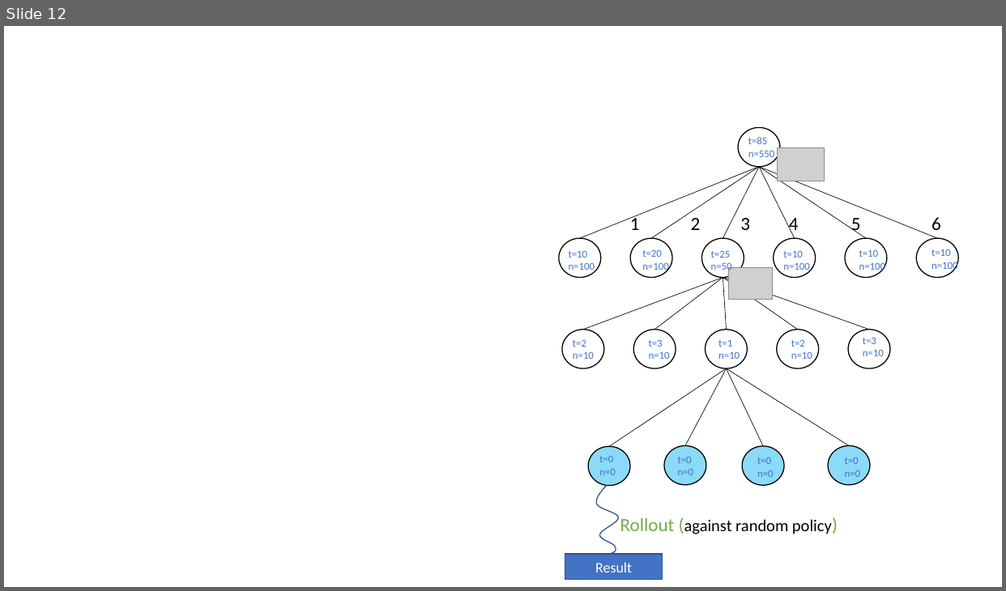
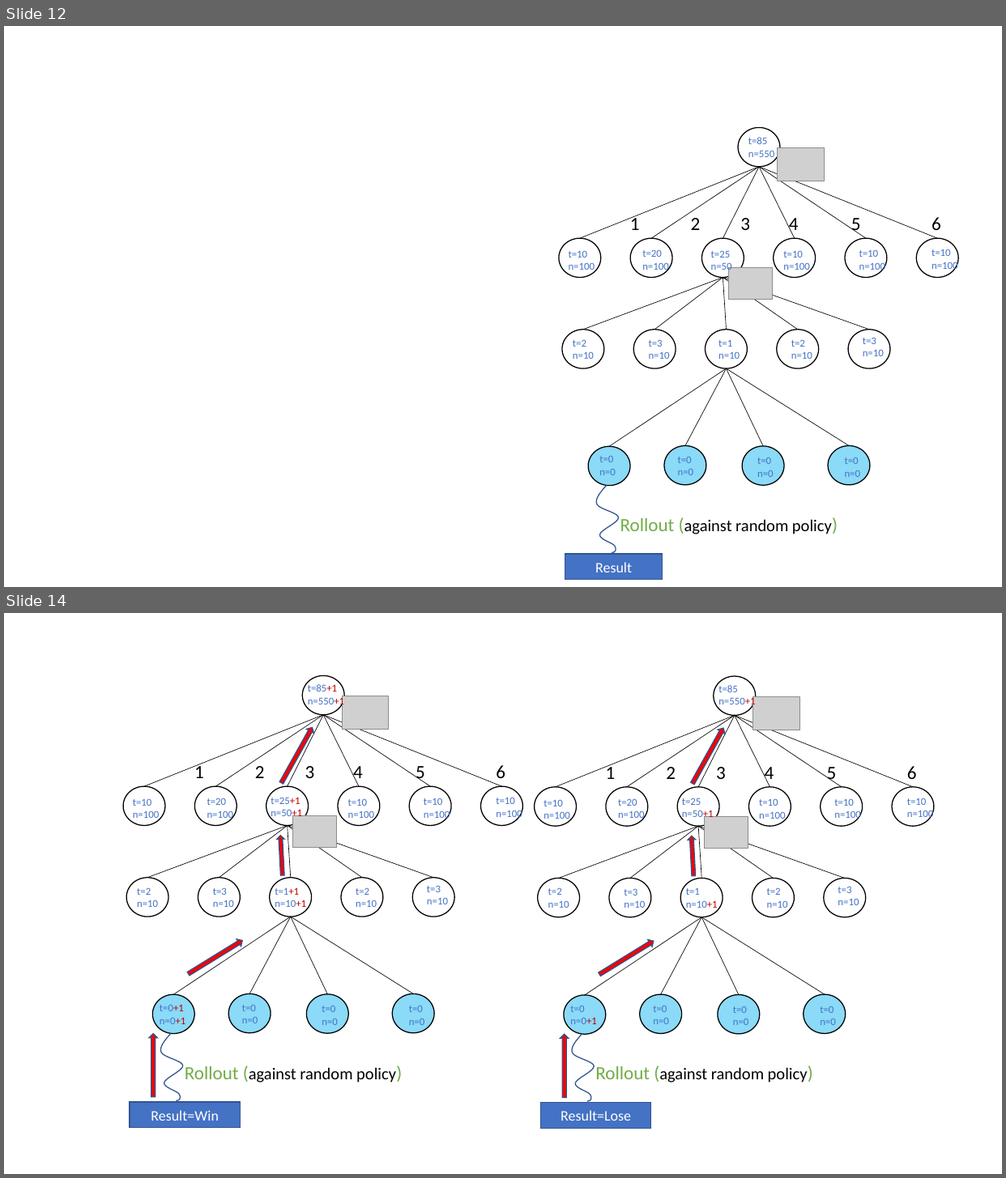
Before and after one commit to rojas70/MAEG-3080-project, a slide deck: ppt/MCTS.pptx. Shown one above the other, each under a label of ours: slide 12 before the commit, slides 12 and 14 after it; the slides between them are not shown. The pictures are 1006x591 and 1006x1178 pixels, drawn with LibreOffice and Linux fonts; fonts in the diff are those of the drawing; grey boxes stand for pictures. Boxes give left, top, right and bottom in pixels: in the first picture for what was removed or moved away, otherwise in the second. Text is boxed around its words. In the diff, an @@ line names an element or a change of style, - is before the commit and + after.

```diff
--- a/ppt/MCTS.pptx
+++ b/ppt/MCTS.pptx
@@ slide 14 added at [4, 613, 1002, 1174], background #FFFFFF @@
@@ group added at [123, 676, 522, 1128]: 23 texts, 16 ellipses, 15 lines, 4 right arrows, 2 pictures, 1 freeform shape, 1 rectangle @@
+1
+2
+3
+4
+5
+6
+t=10
+n=100
+t=20
+n=100
+t=25+1
+n=50+1
+t=10
+n=100
+t=10
+n=100
+t=10
+n=100
+t=2
+n=10
+t=3
+n=10
+t=1+1
+n=10+1
+t=2
+n=10
+t=3
+n=10
+t=85+1
+n=550+1
+t=0+1
+n=0+1
+t=0
+n=0
+t=0
+n=0
+t=0
+n=0
+Rollout (against random policy)
+Result=Win
@@ group added at [535, 676, 934, 1128]: 23 texts, 16 ellipses, 15 lines, 4 right arrows, 2 pictures, 1 freeform shape, 1 rectangle @@
+1
+2
+3
+4
+5
+6
+t=10
+n=100
+t=20
+n=100
+t=25
+n=50+1
+t=10
+n=100
+t=10
+n=100
+t=10
+n=100
+t=2
+n=10
+t=3
+n=10
+t=1
+n=10+1
+t=2
+n=10
+t=3
+n=10
+t=85
+n=550+1
+t=0
+n=0+1
+t=0
+n=0
+t=0
+n=0
+t=0
+n=0
+Rollout (against random policy)
+Result=Lose
```
Also in this commit, not shown: 2 slides changed, 4 other slides added, 4 other files.
